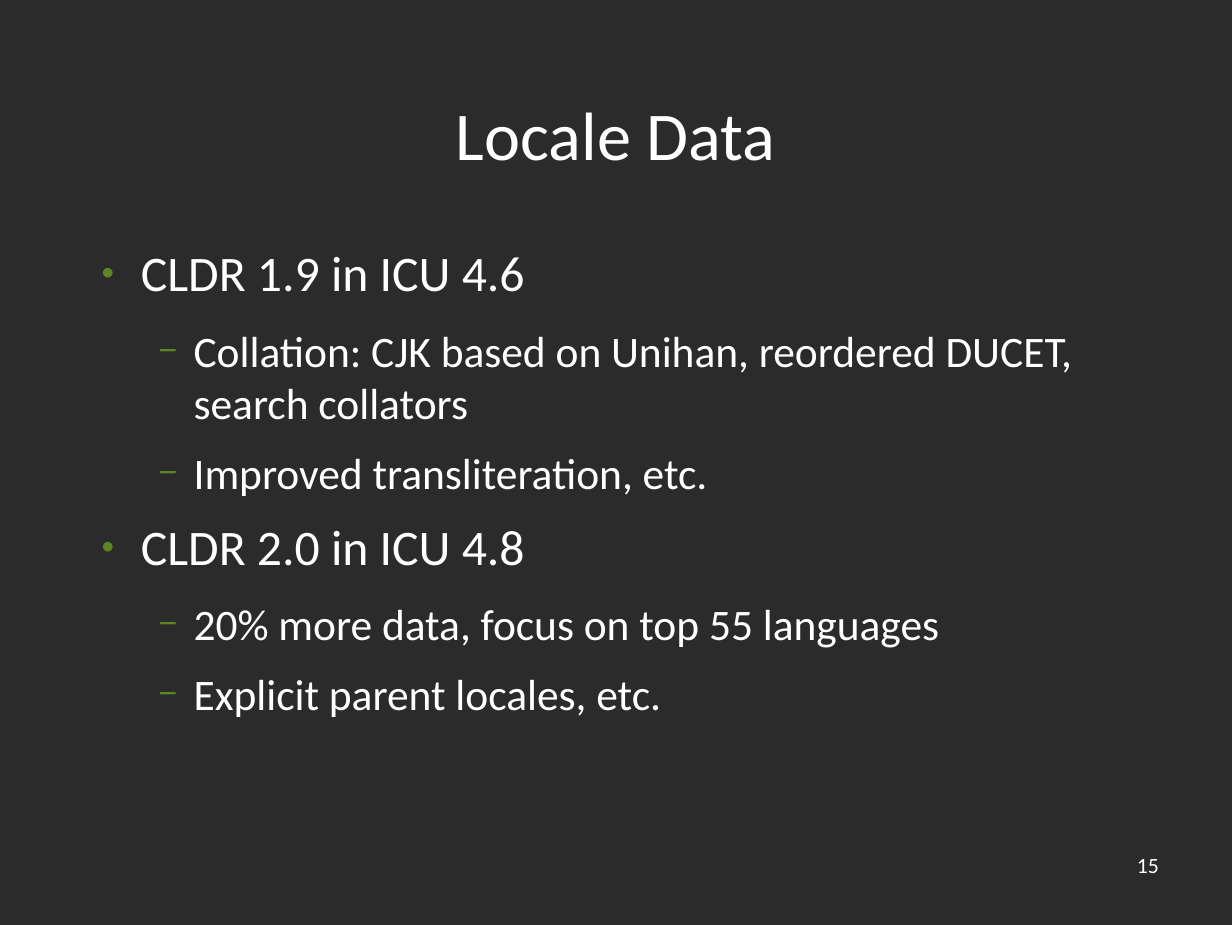
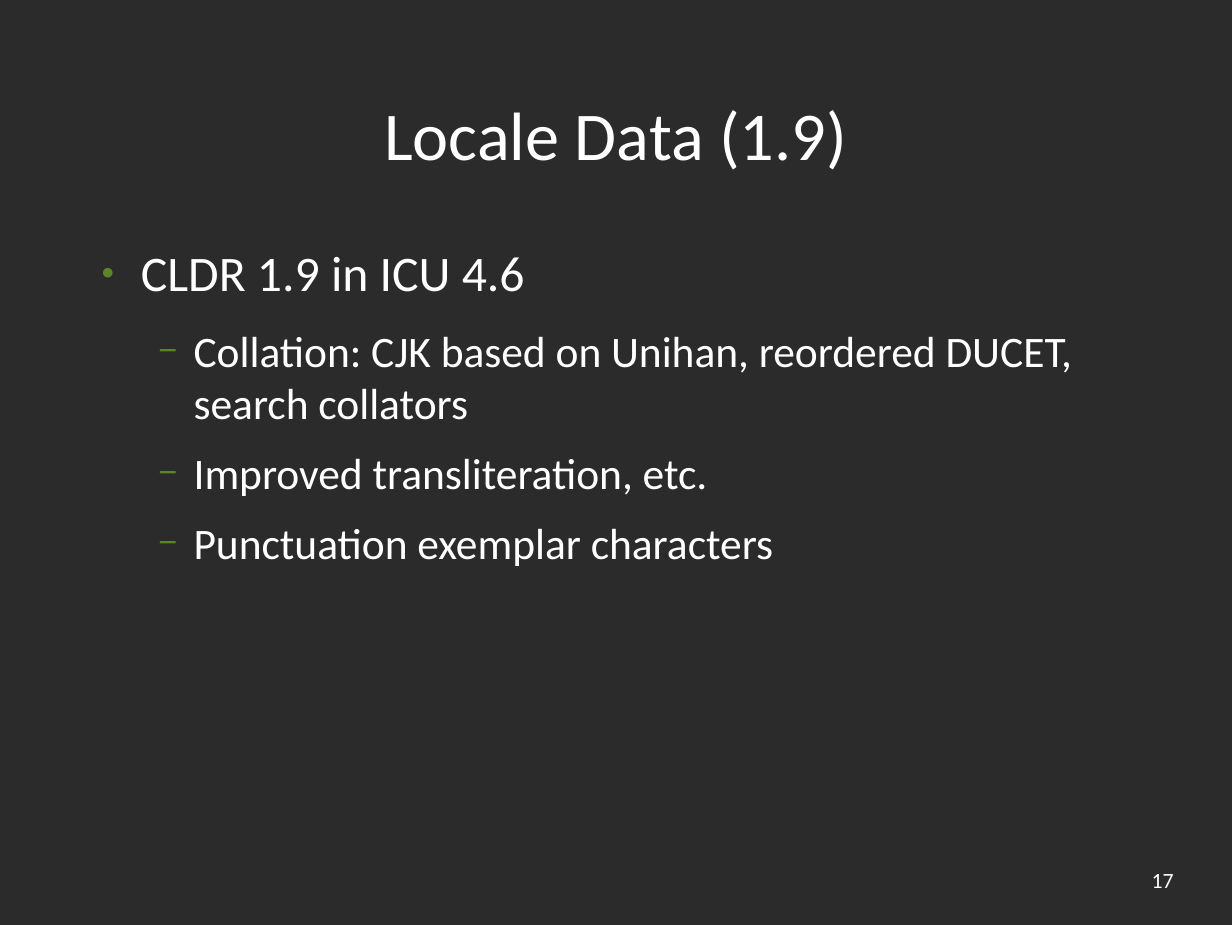
Before and after one commit to unicode-org/icu-docs, a slide deck: slide 17 of docs/pres/icu_overview.odp (slide 15 before the commit). Drawn at 1232x925 pixels with LibreOffice and Linux fonts; fonts in the diff are those of the drawing; background and template pictures are left out; a plain dark background stands for a picture behind light text. Boxes give left, top, right and bottom in pixels: in the first picture for what was removed or moved away, otherwise in the second. Text is boxed around its words. In the diff, an @@ line names an element or a change of style, - is before the commit and + after.

```diff
--- a/docs/pres/icu_overview.odp
+++ b/docs/pres/icu_overview.odp
@@ title at [384,110,847,170]: text changed @@
-Locale Data
+Locale Data (1.9)
@@ text at [194,528,773,566]: text changed @@
-● CLDR 2.0 in ICU 4.8
-  − 20% more data, focus on top 55 languages
-  − Explicit parent locales, etc.
+  − Punctuation exemplar characters
@@ page number removed at [1137,859,1159,873] @@
-15
@@ page number added at [1152,874,1174,888], 14 pt, text #FFFFFF @@
+17
```
Also in this commit, not shown: 26 other slides changed, 7 slides added, 1 other file.
